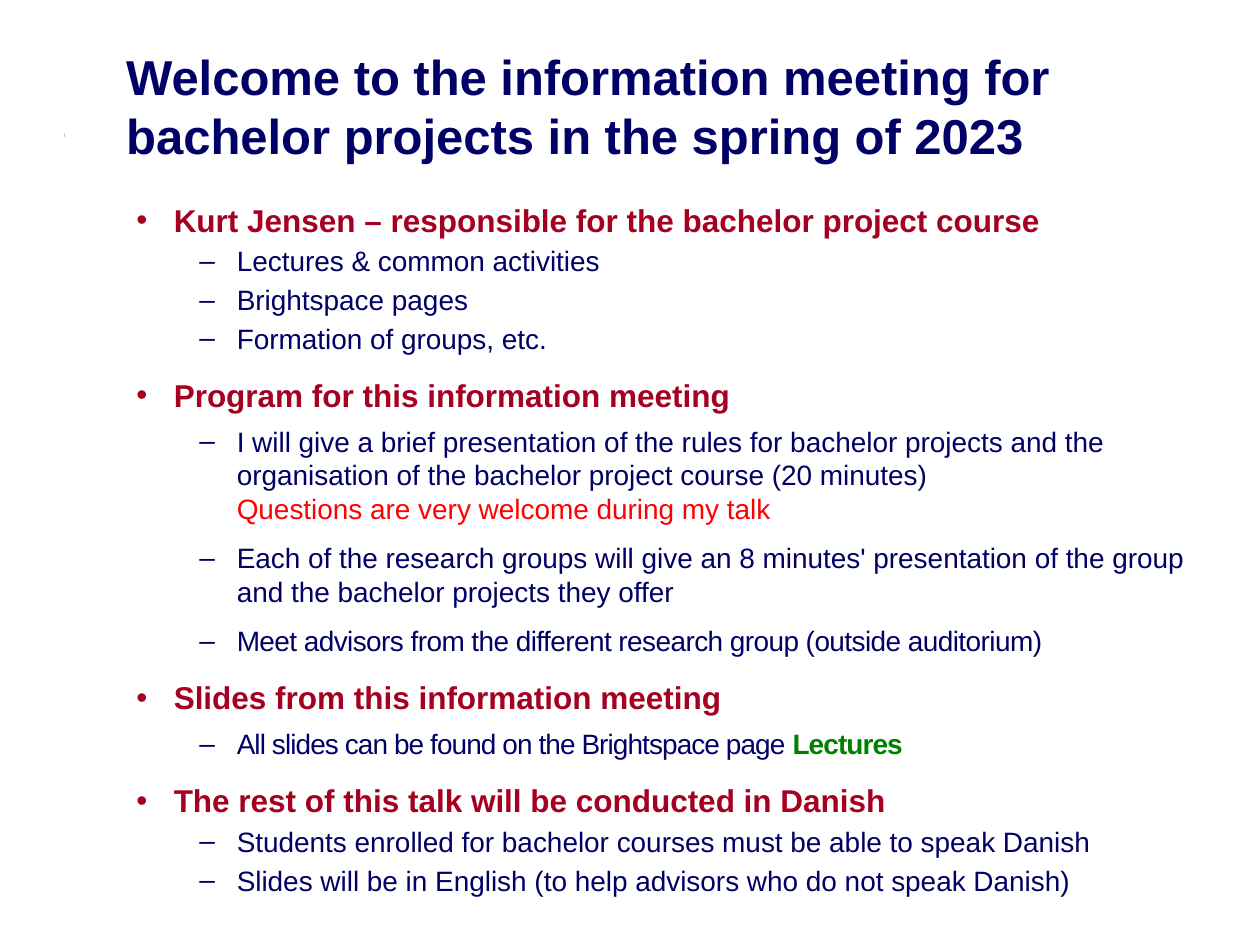
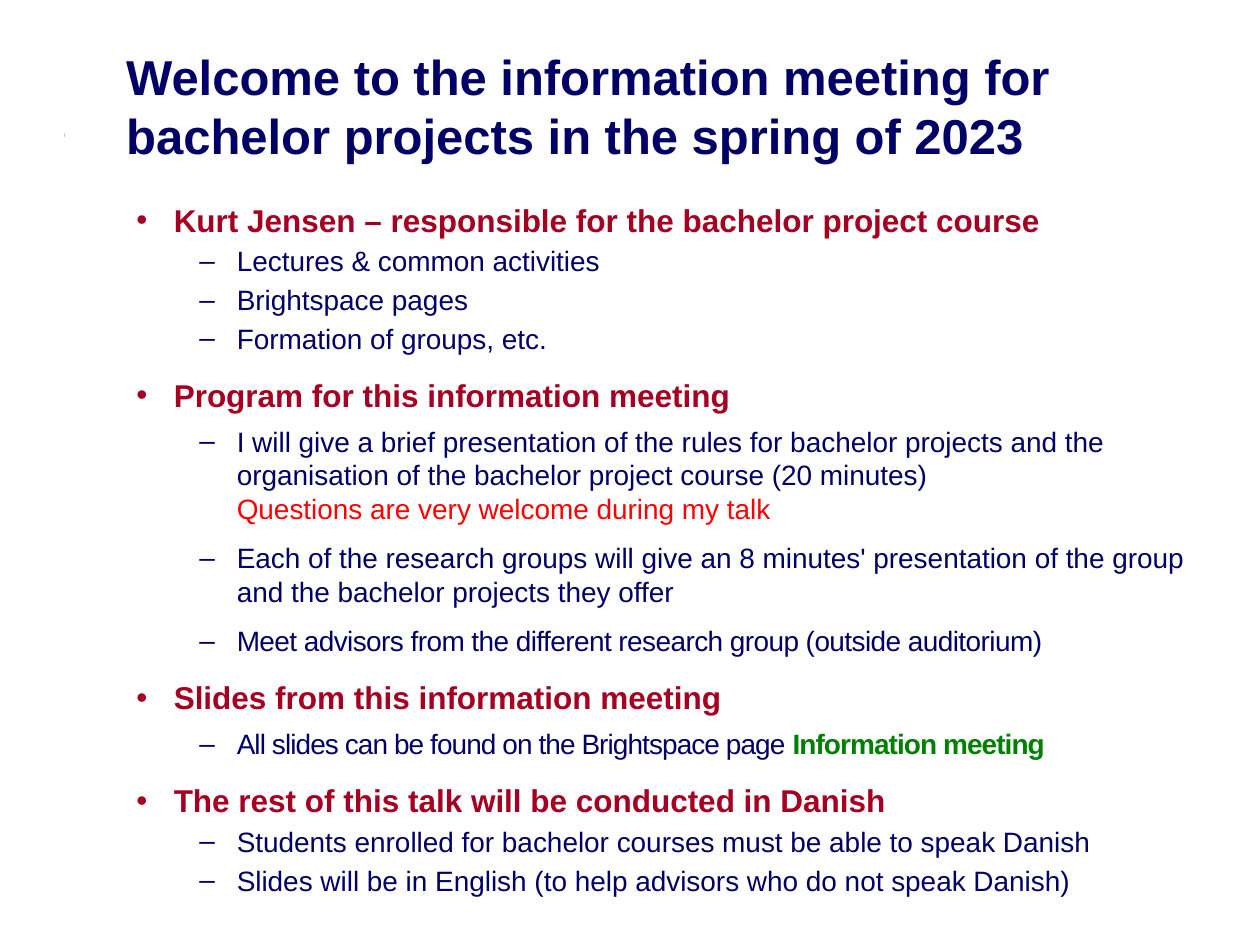
Before and after one commit to IntProgAU/Materiale, a slide deck: slide 1 of web/b23/0 Information Meeting.pptx. Drawn at 1260x945 pixels with LibreOffice and Linux fonts; fonts in the diff are those of the drawing. Boxes give left, top, right and bottom in pixels: in the first picture for what was removed or moved away, otherwise in the second. Text is boxed around its words. In the diff, an @@ line names an element or a change of style, - is before the commit and + after.

```diff
--- a/web/b23/0 Information Meeting.pptx
+++ b/web/b23/0 Information Meeting.pptx
@@ text at box(237, 733, 1045, 759): text changed @@
-  – All slides can be found on the Brightspace page Lectures
+  – All slides can be found on the Brightspace page Information meeting
```
